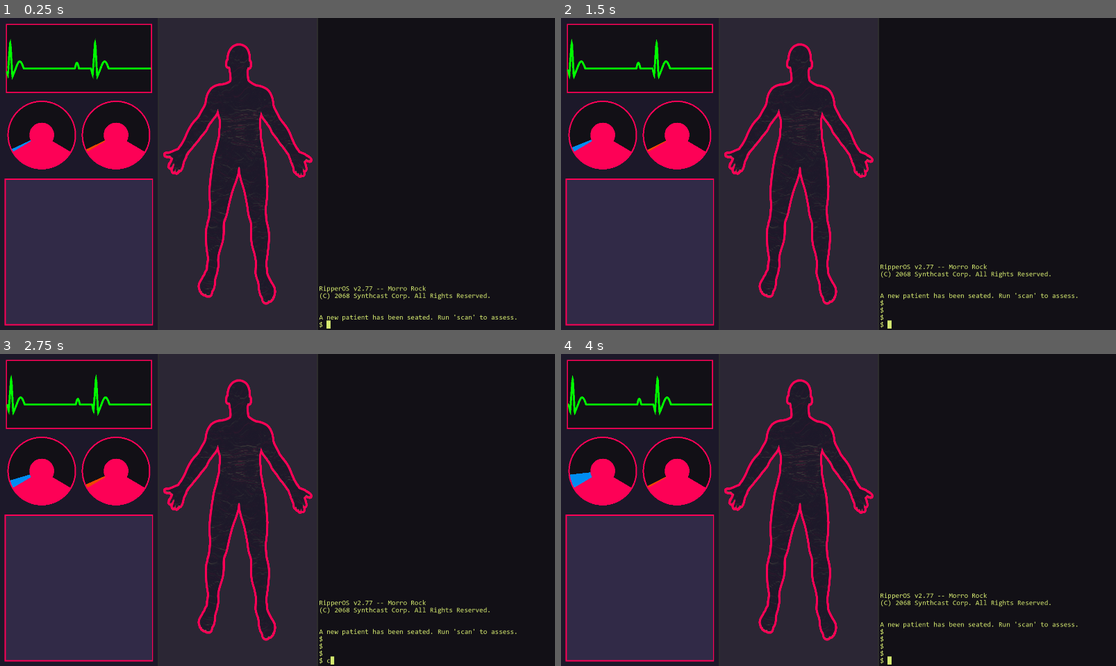
Above: before the commit, frames 1-4 (two rows, left to right).
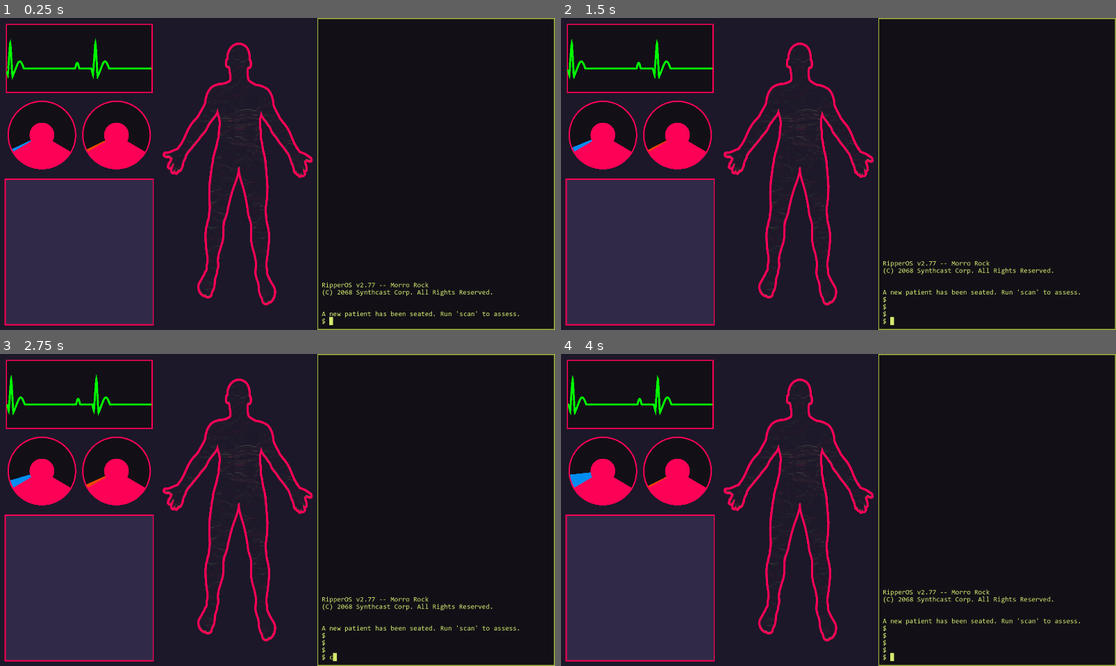
Above: after the commit, the same moments.

Repository: aaronrjackson/ripperdoc
Game: Godot game, scene res://main.tscn
The game is run twice, just before and just after one commit, with the same random seed, the same clock (stepped at 60 frames per second) and the same inputs.
Inputs:
- Up to frame 1 (0.25 s): no input
- Up to frame 2 (1.5 s): tap Enter at 0.5, 0.6 s; hold Right 0.53-1.28 s; hold Down from 1.28 s (still down); tap Keypad Enter at 1.35 s
- Up to frame 3 (2.75 s): release Down at 2.03 s; hold Right from 2.03 s (still down); tap C at 2.1 s
- Up to frame 4 (4 s): release Right at 2.78 s; hold Up 2.78-3.53 s; tap Backspace at 2.85 s; hold Left from 3.53 s (still down); tap Enter at 3.6 s

The runs differ from the first frame. In frame 1, 3.0% of the frame differs, in the area x 1-100%, y 0-100%; in frame 2, 3.1%; in frame 3, 3.1%; in frame 4, 3.1%.

Commit message:
ui updates

Diff:
--- a/main.tscn
+++ b/main.tscn
@@ -26,6 +26,7 @@
 
 [node name="HBoxContainer" type="HBoxContainer" parent="Panel" unique_id=973832053]
 layout_mode = 2
+theme_override_constants/separation = 0
 
 [node name="VBoxContainer" type="VBoxContainer" parent="Panel/HBoxContainer" unique_id=421180687]
 layout_mode = 2
--- a/patient.tscn
+++ b/patient.tscn
@@ -13,8 +13,8 @@
 [ext_resource type="AudioStream" uid="uid://dbfjp1bek18qv" path="res://resources/audio/death.wav" id="11_fiuq0"]
 [ext_resource type="AudioStream" uid="uid://crtl1jdgvj888" path="res://resources/audio/flatline.wav" id="12_n5pbg"]
 
-[sub_resource type="StyleBoxFlat" id="StyleBoxFlat_solxw"]
-bg_color = Color(0.16862746, 0.14901961, 0.20392157, 1)
+[sub_resource type="StyleBoxFlat" id="StyleBoxFlat_ss30w"]
+bg_color = Color(0.10980392, 0.09411765, 0.16078432, 1)
 
 [sub_resource type="ShaderMaterial" id="ShaderMaterial_h03s5"]
 shader = ExtResource("1_85boj")
@@ -31,14 +31,14 @@
 grow_vertical = 2
 script = ExtResource("1_h03s5")
 
-[node name="Background" type="Panel" parent="." unique_id=306635567]
+[node name="Panel" type="Panel" parent="." unique_id=1774218611]
 layout_mode = 1
 anchors_preset = 15
 anchor_right = 1.0
 anchor_bottom = 1.0
 grow_horizontal = 2
 grow_vertical = 2
-theme_override_styles/panel = SubResource("StyleBoxFlat_solxw")
+theme_override_styles/panel = SubResource("StyleBoxFlat_ss30w")
 
 [node name="Layers" type="Control" parent="." unique_id=2037350244]
 layout_mode = 1
--- a/terminal.tscn
+++ b/terminal.tscn
@@ -7,6 +7,9 @@
 [ext_resource type="FontFile" uid="uid://b7cgby1b6ex2e" path="res://resources/fonts/CONSOLAI.TTF" id="5_icv5u"]
 
 [sub_resource type="StyleBoxFlat" id="StyleBoxFlat_yrvhh"]
+bg_color = Color(0.6526734, 0.7235997, 0.24019825, 1)
+
+[sub_resource type="StyleBoxFlat" id="StyleBoxFlat_cvdli"]
 bg_color = Color(0.07058824, 0.0627451, 0.08627451, 1)
 
 [node name="Terminal" type="Control" unique_id=270556858]
@@ -21,7 +24,7 @@
 size_flags_vertical = 3
 script = ExtResource("1_7d6gb")
 
-[node name="Background" type="Panel" parent="." unique_id=1395345048]
+[node name="Outline" type="Panel" parent="." unique_id=1395345048]
 layout_mode = 1
 anchors_preset = 15
 anchor_right = 1.0
@@ -30,7 +33,7 @@
 grow_vertical = 2
 theme_override_styles/panel = SubResource("StyleBoxFlat_yrvhh")
 
-[node name="MarginContainer" type="MarginContainer" parent="." unique_id=99717323]
+[node name="MarginContainer" type="MarginContainer" parent="Outline" unique_id=1797549585]
 layout_mode = 1
 anchors_preset = 15
 anchor_right = 1.0
@@ -41,6 +44,22 @@
 theme_override_constants/margin_top = 4
 theme_override_constants/margin_right = 4
 theme_override_constants/margin_bottom = 4
+
+[node name="Background" type="Panel" parent="Outline/MarginContainer" unique_id=1440418099]
+layout_mode = 2
+theme_override_styles/panel = SubResource("StyleBoxFlat_cvdli")
+
+[node name="MarginContainer" type="MarginContainer" parent="." unique_id=99717323]
+layout_mode = 1
+anchors_preset = 15
+anchor_right = 1.0
+anchor_bottom = 1.0
+grow_horizontal = 2
+grow_vertical = 2
+theme_override_constants/margin_left = 16
+theme_override_constants/margin_top = 16
+theme_override_constants/margin_right = 16
+theme_override_constants/margin_bottom = 16
 
 [node name="TextBox" type="RichTextLabel" parent="MarginContainer" unique_id=1864314966]
 layout_mode = 2
